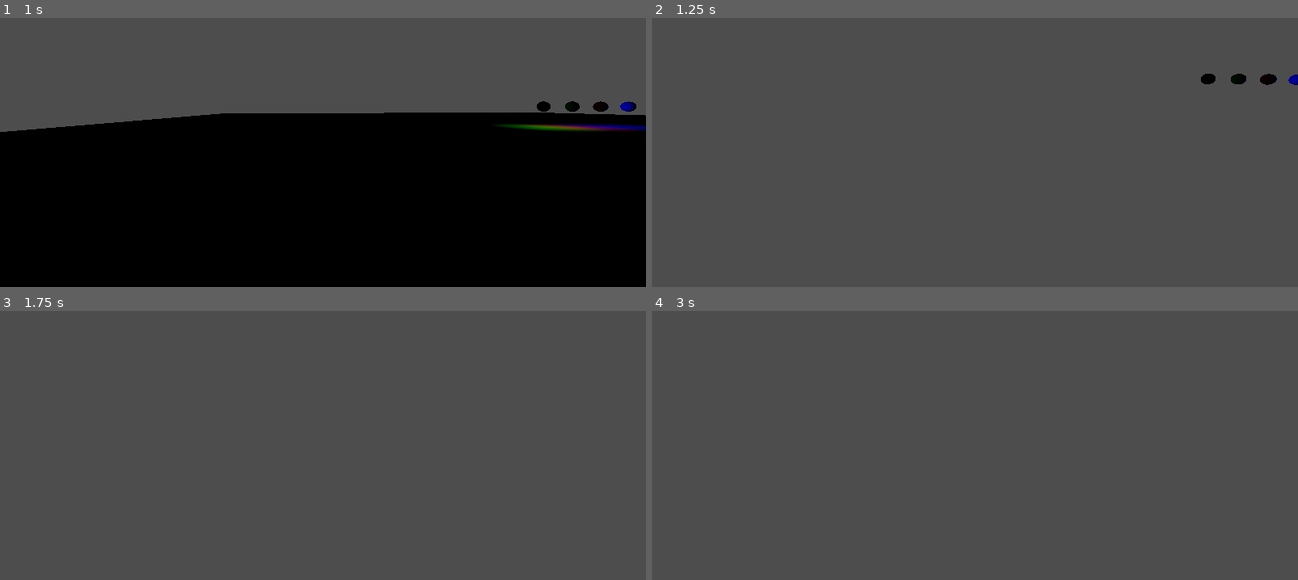
Above: before the commit, frames 1-4 (two rows, left to right).
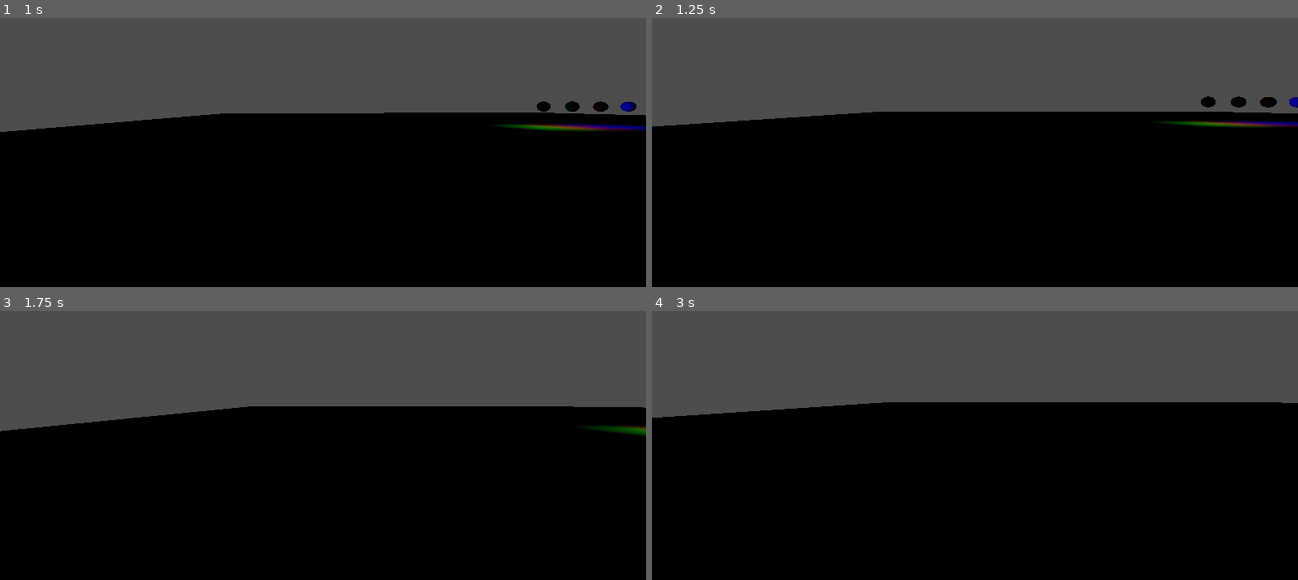
Above: after the commit, the same moments.

Repository: Bellsworne/ColorMazeGameThing
Game: Godot game, scene res://Base.tscn
Same seed, same stepped clock (60 frames per second), same inputs: the game is played once before the commit and once after it.
Inputs (mouse positions are in pixels of both pictures, inside the frame that each line leads up to):
- Up to frame 1 (1 s): move the mouse to (355, 104) at 0.52 s; hold W (up) from 0.53 s (still down); tap E (interact) at 0.6 s; tap Space (jump) at 0.77 s
- Up to frame 2 (1.25 s): keep holding W (up)
- Up to frame 3 (1.75 s): keep holding W (up); move the mouse to (290, 399) at 1.27 s; tap E (interact) at 1.35 s; tap Space (jump) at 1.52 s
- Up to frame 4 (3 s): keep holding W (up); move the mouse to (987, 391) at 2.02 s; tap E (interact) at 2.1, 2.85 s; move the mouse to (968, 405) at 2.77 s

Frame 1 is identical in both runs. In frame 2, 65% of the frame differs, in the area x 0-100%, y 20-100%; in frame 3, 63%; in frame 4, 65%, in the area x 0-100%, y 33-100%.

Commit message:
Added collision masks

Diff:
--- a/Color/Base.tscn
+++ b/Color/Base.tscn
@@ -11,6 +11,8 @@
 [node name="Node3D" type="Node3D"]
 
 [node name="StaticBody3D" type="StaticBody3D" parent="."]
+collision_layer = 4
+collision_mask = 31
 
 [node name="MeshInstance3D" type="MeshInstance3D" parent="StaticBody3D"]
 transform = Transform3D(50, 0, 0, 0, 50, 0, 0, 0, 50, 0, 0, 0)
